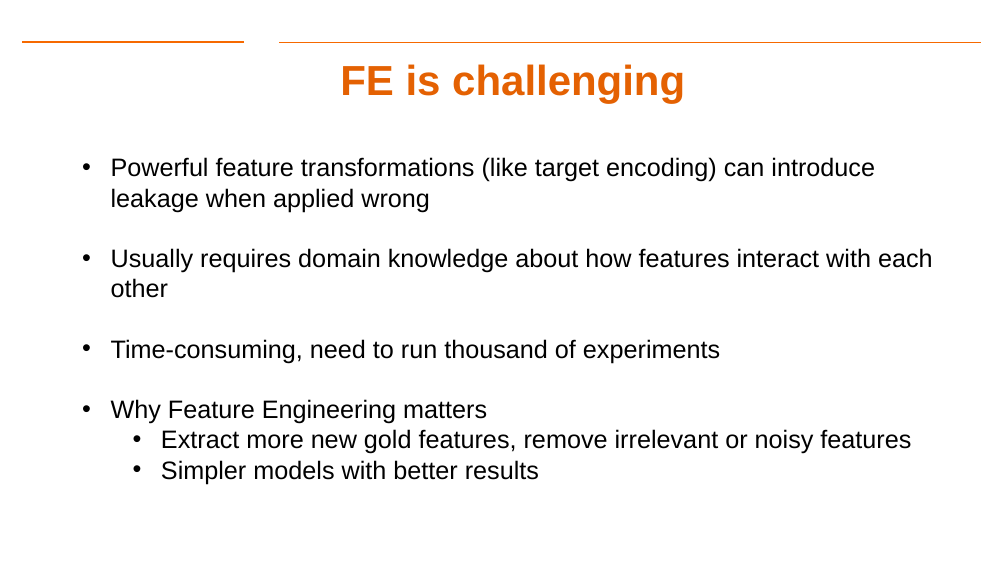
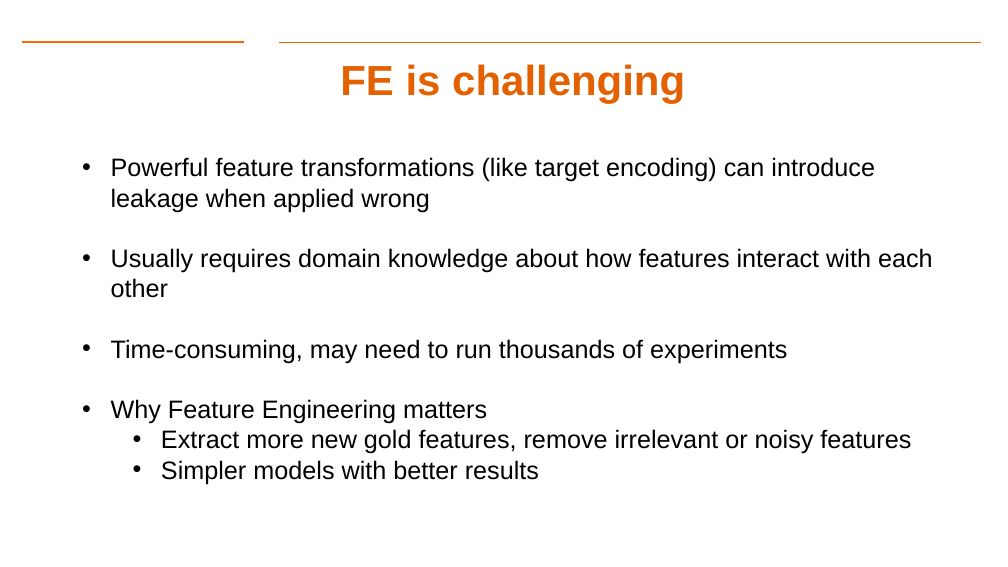
Before and after one commit to Dre1896/RIT-DSCI-633-FDS, a slide deck: slide 8 of Syllabus/Lecture14/Lec14.pptx. Drawn at 1008x567 pixels with LibreOffice and Linux fonts; fonts in the diff are those of the drawing; background and template pictures are left out. Boxes give left, top, right and bottom in pixels: in the first picture for what was removed or moved away, otherwise in the second. Text is boxed around its words. In the diff, an @@ line names an element or a change of style, - is before the commit and + after.

```diff
--- a/Syllabus/Lecture14/Lec14.pptx
+++ b/Syllabus/Lecture14/Lec14.pptx
@@ text at [111, 339, 787, 363]: text changed @@
-• Time-consuming, need to run thousand of experiments
+• Time-consuming, may need to run thousands of experiments
```
Also in this commit, not shown: 12 other slides changed, 1 slide added.
